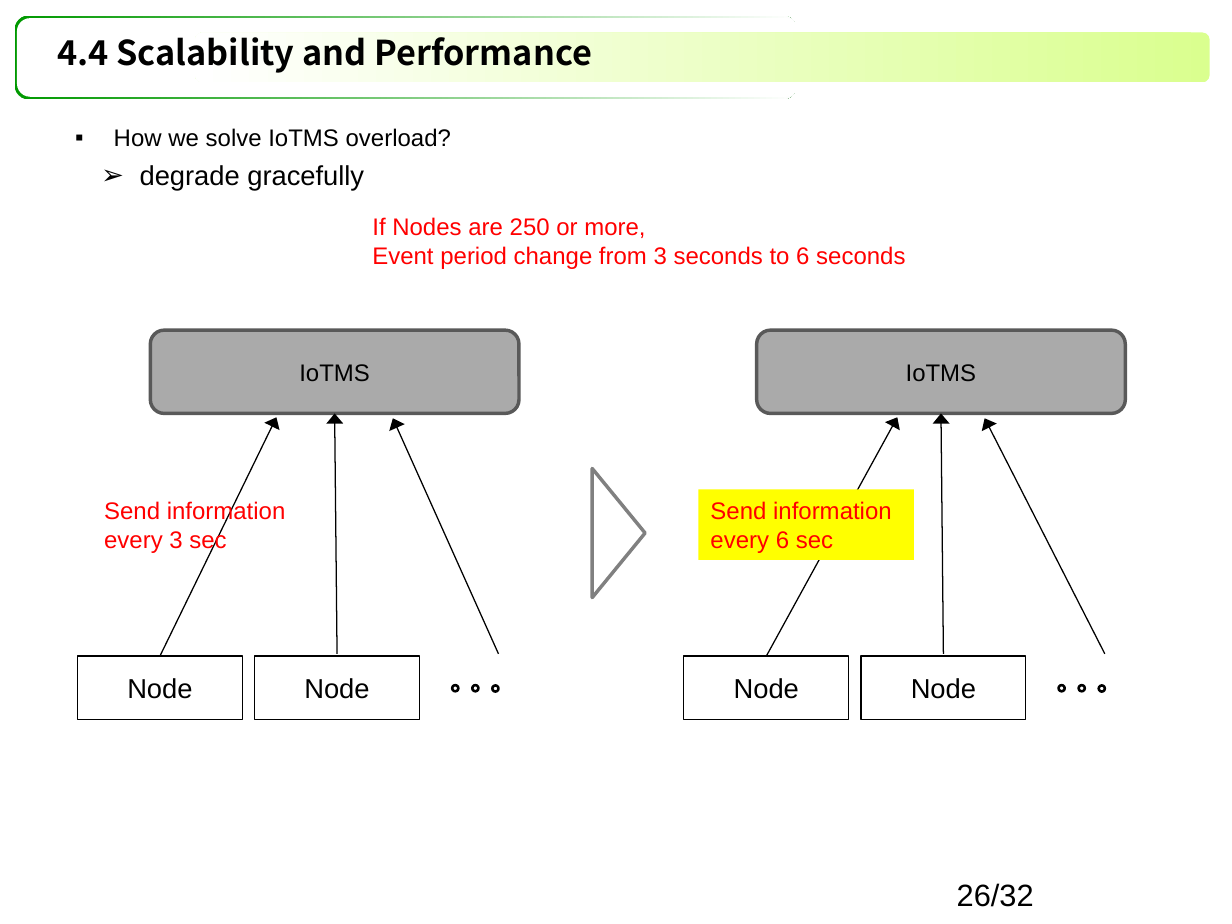
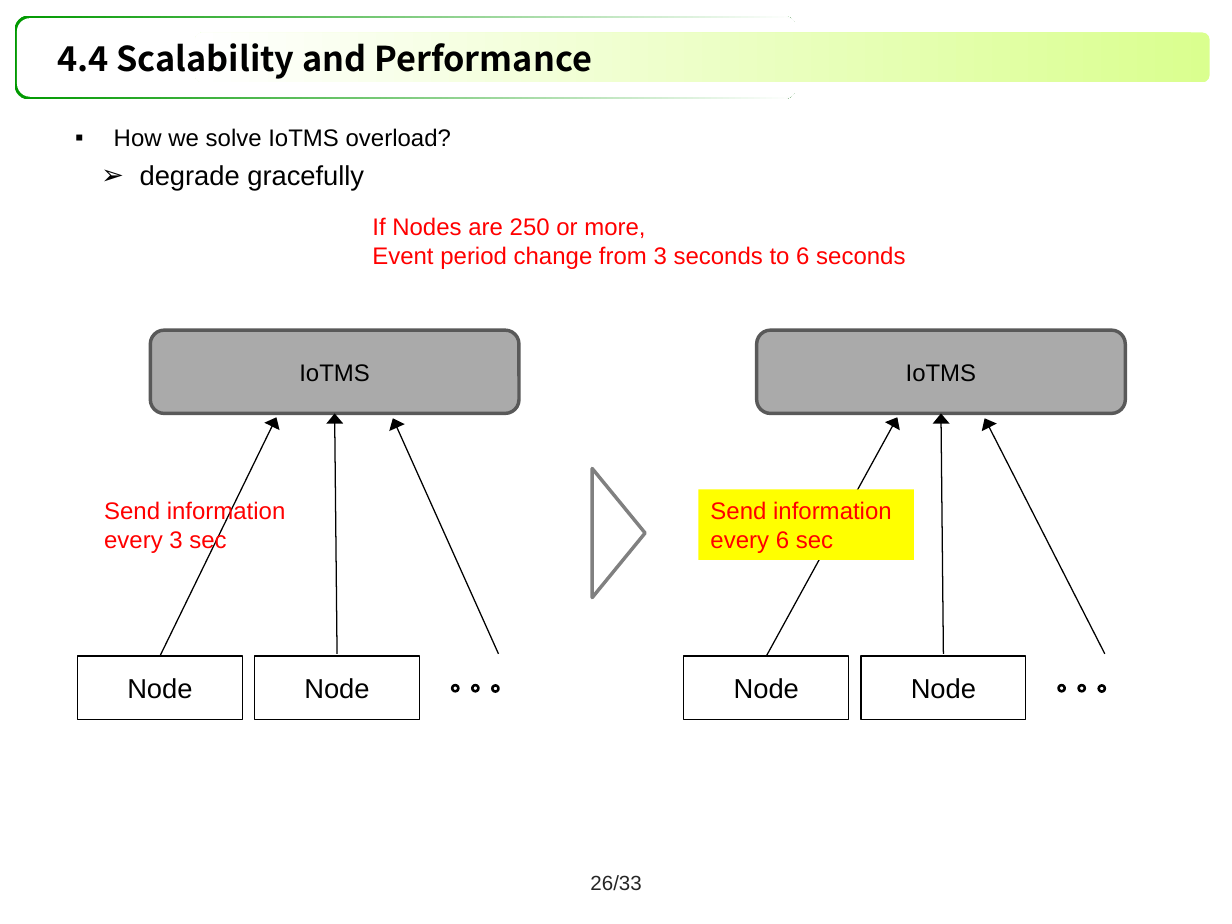
Before and after one commit to youkkwon/smarthome, a slide deck: slide 26 of doc/Docs/IoT System Final Presentation_06271447.pptx. Drawn at 1232x924 pixels with LibreOffice and Linux fonts; fonts in the diff are those of the drawing. Boxes give left, top, right and bottom in pixels: in the first picture for what was removed or moved away, otherwise in the second. Text is boxed around its words. In the diff, an @@ line names an element or a change of style, - is before the commit and + after.

```diff
--- a/doc/Docs/IoT System Final Presentation_06271447.pptx
+++ b/doc/Docs/IoT System Final Presentation_06271447.pptx
@@ title "4.4 Scalability and Performance": place and size @@
-title "4.4 Scalability and Performance" at bbox=[57, 37, 592, 73]
+title "4.4 Scalability and Performance" at bbox=[57, 43, 592, 79]
@@ page number added at bbox=[590, 875, 641, 890], 12 pt, text #262626 @@
+26/33
@@ page number removed at bbox=[957, 883, 1034, 907] @@
-26/32
```
Also in this commit, not shown: 39 other slides changed.
